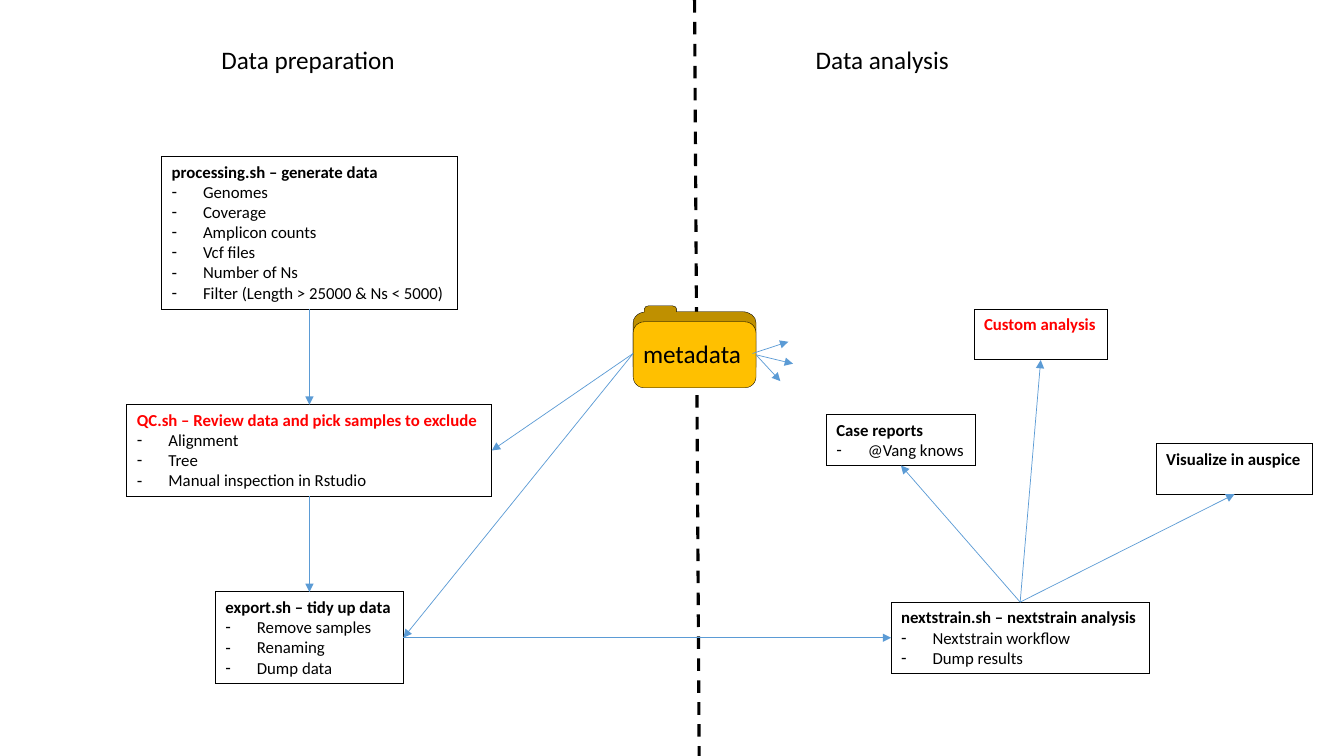
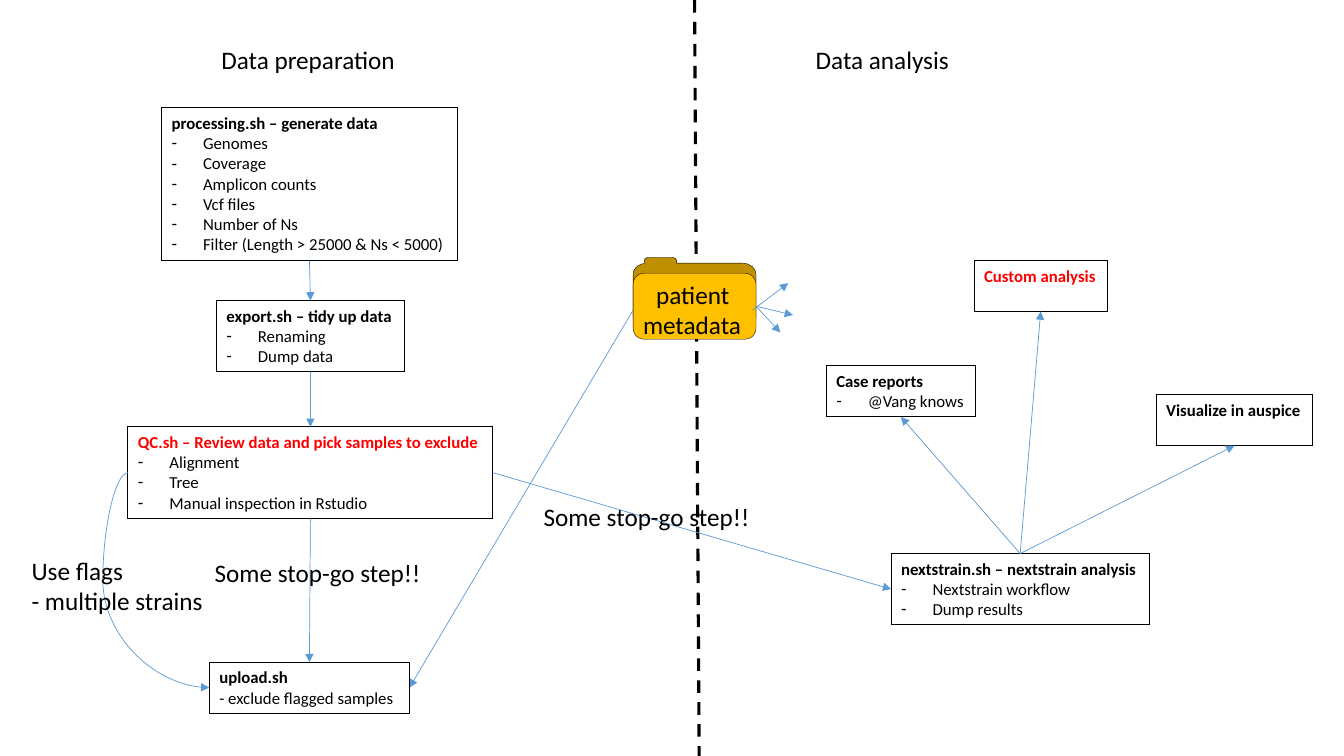
Before and after one commit to TYMichaelsen/covid19, a slide deck: slide 1 of workflow/bioinformatic_workflow.pptm. Drawn at 1344x756 pixels with LibreOffice and Linux fonts; fonts in the diff are those of the drawing. Boxes give left, top, right and bottom in pixels: in the first picture for what was removed or moved away, otherwise in the second. Text is boxed around its words. In the diff, an @@ line names an element or a change of style, - is before the commit and + after.

Commit message:
update ppp

```diff
--- a/workflow/bioinformatic_workflow.pptm
+++ b/workflow/bioinformatic_workflow.pptm
@@ arrow moved from (310, 310) - (310, 405) to (310, 260) - (311, 300) @@
@@ text "patient": place and size @@
-text "patient" at box(643, 345, 741, 363)
+text "patient" at box(643, 286, 741, 341)
@@ text at box(656, 286, 729, 308): paragraph added @@
+patient
@@ arrow moved from (753, 354) - (788, 342) to (753, 311) - (788, 283) @@
@@ rectangle "export.sh – tidy up data": place and size @@
-rectangle "export.sh – tidy up data" at box(216, 592, 404, 684)
+rectangle "export.sh – tidy up data" at box(217, 300, 405, 372)
@@ arrow moved from (633, 354) - (403, 638) to (633, 311) - (409, 688) @@
@@ arrow removed from (633, 354) to (492, 451) @@
@@ arrow added from (311, 372) to (311, 426), #5B9BD5 0.5 pt @@
@@ rectangle "QC.sh – Review data and ...": place and size @@
-rectangle "QC.sh – Review data and ..." at box(127, 405, 492, 497)
+rectangle "QC.sh – Review data and ..." at box(128, 426, 493, 518)
@@ 5 rectangles, 5 arrows, 1 freeform shape, 1 rounded rectangle: place and size @@
-5 rectangles, 5 arrows, 1 freeform shape, 1 rounded rectangle at box(161, 156, 1313, 674)
+5 rectangles, 5 arrows, 1 freeform shape, 1 rounded rectangle at box(161, 108, 1313, 625)
@@ curved arrow added from (128, 473) to (210, 688), #5B9BD5 0.5 pt @@
@@ arrow moved from (403, 638) - (891, 638) to (493, 473) - (891, 590) @@
@@ text added at box(544, 505, 749, 532), 18 pt, text #000000 @@
+Some stop-go step!!
@@ arrow moved from (310, 496) - (310, 592) to (311, 518) - (310, 662) @@
@@ text added at box(32, 560, 202, 617), 18 pt, text #000000 @@
+Use flags
+- multiple strains
@@ text added at box(215, 562, 420, 589), 18 pt, text #000000 @@
+Some stop-go step!!
@@ text in rectangle at box(257, 621, 372, 636): paragraph removed @@
-– Remove samples
@@ rectangle added at box(210, 662, 409, 713), outline #000000 0.75 pt, 12 pt, text #000000 @@
+upload.sh
+- exclude flagged samples
```
Also in this commit, not shown: 2 other slides changed, 1 slide added.
